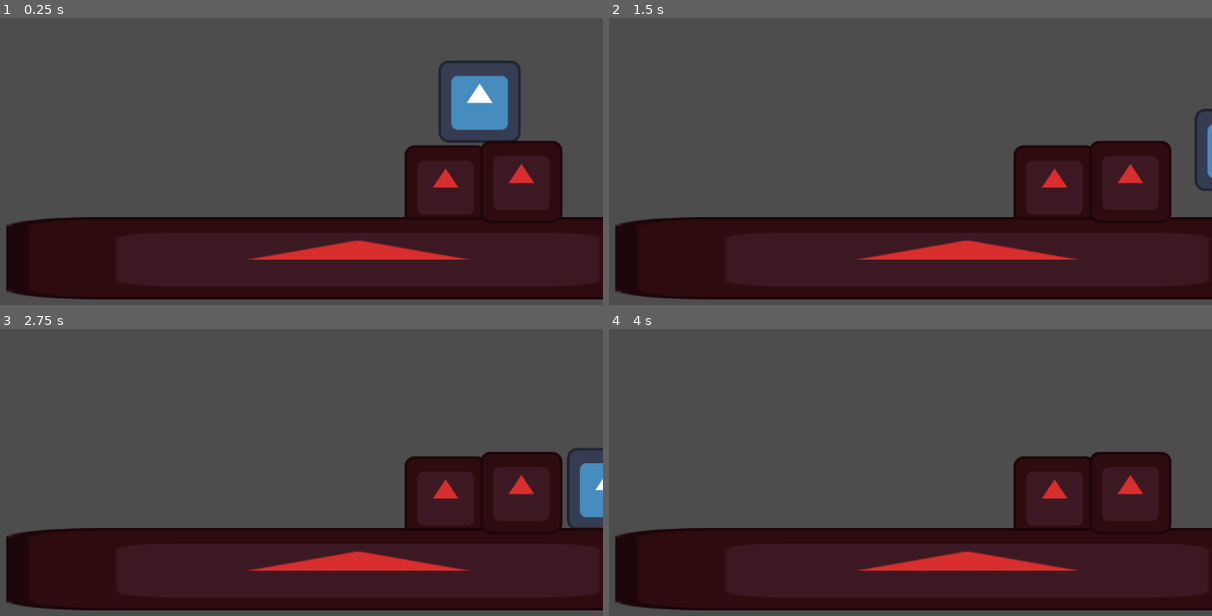
Above: before the commit, frames 1-4 (two rows, left to right).
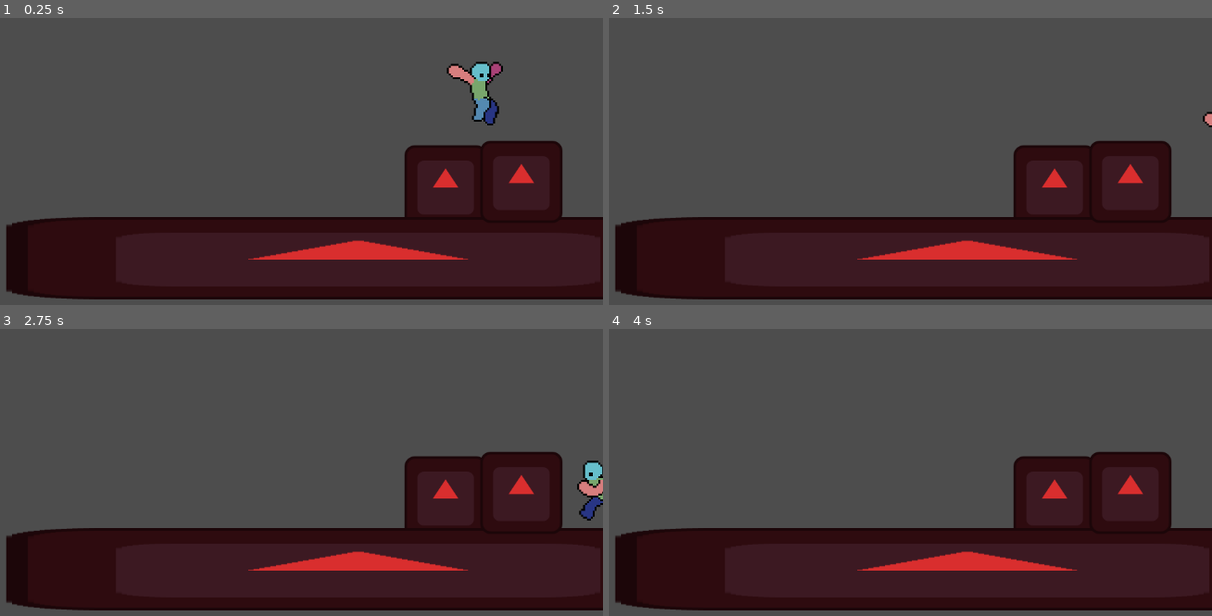
Above: after the commit, the same moments.

Repository: TatusFilipek/GodotTryEndError
Game: Godot game, scene res://scenes/main.tscn
Same seed, same stepped clock (60 frames per second), same inputs: the game is played once before the commit and once after it. The engine's default icon, where the game draws it, is replaced by a stand-in: a white triangle on a blue panel in a dark square.
Inputs:
- Up to frame 1 (0.25 s): no input
- Up to frame 2 (1.5 s): hold D (moveRight) from 0.53 s (still down); tap W (moveUp) at 0.6, 0.77, 1.07, 1.35 s
- Up to frame 3 (2.75 s): tap W (moveUp) at 1.52, 1.82, 2.1 s; tap Enter at 2 s; release D (moveRight) at 2.03 s; hold A (moveLeft) from 2.03 s (still down)
- Up to frame 4 (4 s): release A (moveLeft) at 2.78 s; hold D (moveRight) from 2.78 s (still down); tap W (moveUp) at 2.85, 3.02, 3.32, 3.6, 3.77 s; tap Space at 3.5 s

The runs differ from the first frame. In frame 1, 2.6% of the frame differs, in the area x 1-87%, y 14-96%; in frame 2, 0.5%; in frame 3, 1.0%; in frame 4, less than 0.1%.

Commit message:
Pre animation tree revolution

Diff:
--- a/project.godot
+++ b/project.godot
@@ -44,6 +44,7 @@
 
 [rendering]
 
+textures/canvas_textures/default_texture_filter=0
 rendering_device/driver.windows="d3d12"
 renderer/rendering_method="gl_compatibility"
 renderer/rendering_method.mobile="gl_compatibility"
--- a/scenes/player.tscn
+++ b/scenes/player.tscn
@@ -1,14 +1,270 @@
 [gd_scene format=3 uid="uid://d3bkluscfcnna"]
 
 [ext_resource type="Script" uid="uid://bwen4ffa1rb2w" path="res://scripts/player.gd" id="1_0wfyh"]
-[ext_resource type="Texture2D" uid="uid://dytlkv4xxcs83" path="res://icon.svg" id="1_o5qli"]
+[ext_resource type="Texture2D" uid="uid://dqf5x0s6311b1" path="res://resources/individual_sheets/fall.png" id="2_3v2ag"]
+[ext_resource type="Texture2D" uid="uid://drjx1jfgilvty" path="res://resources/individual_sheets/idle.png" id="2_smehm"]
 [ext_resource type="Script" uid="uid://eis3wgstf18f" path="res://scripts/stateMachine.gd" id="3_dqkch"]
+[ext_resource type="Texture2D" uid="uid://ch27rgnyk7esb" path="res://resources/individual_sheets/fallLoop.png" id="3_jej6c"]
+[ext_resource type="Texture2D" uid="uid://dupqrpqlnh53q" path="res://resources/individual_sheets/run.png" id="3_ur7pv"]
 [ext_resource type="Script" uid="uid://bl1pu4bo1b8v6" path="res://scripts/idle.gd" id="4_qlg0r"]
+[ext_resource type="Texture2D" uid="uid://cpge2axjpr3dw" path="res://resources/individual_sheets/jump.png" id="5_f1ej7"]
 [ext_resource type="Script" uid="uid://cgbkl5js40oui" path="res://scripts/move.gd" id="5_qlg0r"]
 [ext_resource type="Script" uid="uid://dhhhm4p43sjki" path="res://scripts/fallIdle.gd" id="6_tuyoq"]
 [ext_resource type="Script" uid="uid://vp0ng54ecqcr" path="res://scripts/fallMove.gd" id="7_fjrip"]
 [ext_resource type="Script" uid="uid://7ptg1tpkbmfd" path="res://scripts/jump.gd" id="8_smehm"]
 
+[sub_resource type="AtlasTexture" id="AtlasTexture_dt7fs"]
+atlas = ExtResource("2_3v2ag")
+region = Rect2(0, 0, 128, 128)
+
+[sub_resource type="AtlasTexture" id="AtlasTexture_wqfne"]
+atlas = ExtResource("2_3v2ag")
+region = Rect2(128, 0, 128, 128)
+
+[sub_resource type="AtlasTexture" id="AtlasTexture_wnwbv"]
+atlas = ExtResource("2_3v2ag")
+region = Rect2(256, 0, 128, 128)
+
+[sub_resource type="AtlasTexture" id="AtlasTexture_gl8cc"]
+atlas = ExtResource("2_3v2ag")
+region = Rect2(384, 0, 128, 128)
+
+[sub_resource type="AtlasTexture" id="AtlasTexture_487ah"]
+atlas = ExtResource("3_jej6c")
+region = Rect2(0, 0, 128, 128)
+
+[sub_resource type="AtlasTexture" id="AtlasTexture_md1ol"]
+atlas = ExtResource("3_jej6c")
+region = Rect2(128, 0, 128, 128)
+
+[sub_resource type="AtlasTexture" id="AtlasTexture_bj30b"]
+atlas = ExtResource("3_jej6c")
+region = Rect2(256, 0, 128, 128)
+
+[sub_resource type="AtlasTexture" id="AtlasTexture_ur7pv"]
+atlas = ExtResource("2_smehm")
+region = Rect2(0, 0, 128, 128)
+
+[sub_resource type="AtlasTexture" id="AtlasTexture_y4r1p"]
+atlas = ExtResource("2_smehm")
+region = Rect2(128, 0, 128, 128)
+
+[sub_resource type="AtlasTexture" id="AtlasTexture_d2wvv"]
+atlas = ExtResource("2_smehm")
+region = Rect2(256, 0, 128, 128)
+
+[sub_resource type="AtlasTexture" id="AtlasTexture_3v2ag"]
+atlas = ExtResource("2_smehm")
+region = Rect2(384, 0, 128, 128)
+
+[sub_resource type="AtlasTexture" id="AtlasTexture_jej6c"]
+atlas = ExtResource("2_smehm")
+region = Rect2(512, 0, 128, 128)
+
+[sub_resource type="AtlasTexture" id="AtlasTexture_f1ej7"]
+atlas = ExtResource("2_smehm")
+region = Rect2(640, 0, 128, 128)
+
+[sub_resource type="AtlasTexture" id="AtlasTexture_oprun"]
+atlas = ExtResource("2_smehm")
+region = Rect2(768, 0, 128, 128)
+
+[sub_resource type="AtlasTexture" id="AtlasTexture_a8ls1"]
+atlas = ExtResource("2_smehm")
+region = Rect2(896, 0, 128, 128)
+
+[sub_resource type="AtlasTexture" id="AtlasTexture_qfm1y"]
+atlas = ExtResource("2_smehm")
+region = Rect2(1024, 0, 128, 128)
+
+[sub_resource type="AtlasTexture" id="AtlasTexture_fulsm"]
+atlas = ExtResource("2_smehm")
+region = Rect2(1152, 0, 128, 128)
+
+[sub_resource type="AtlasTexture" id="AtlasTexture_hax0n"]
+atlas = ExtResource("5_f1ej7")
+region = Rect2(128, 0, 128, 128)
+
+[sub_resource type="AtlasTexture" id="AtlasTexture_t4otl"]
+atlas = ExtResource("5_f1ej7")
+region = Rect2(256, 0, 128, 128)
+
+[sub_resource type="AtlasTexture" id="AtlasTexture_j2b1d"]
+atlas = ExtResource("5_f1ej7")
+region = Rect2(384, 0, 128, 128)
+
+[sub_resource type="AtlasTexture" id="AtlasTexture_cs1tg"]
+atlas = ExtResource("5_f1ej7")
+region = Rect2(512, 0, 128, 128)
+
+[sub_resource type="AtlasTexture" id="AtlasTexture_2dvfe"]
+atlas = ExtResource("5_f1ej7")
+region = Rect2(640, 0, 128, 128)
+
+[sub_resource type="AtlasTexture" id="AtlasTexture_4r5pv"]
+atlas = ExtResource("3_ur7pv")
+region = Rect2(0, 0, 128, 128)
+
+[sub_resource type="AtlasTexture" id="AtlasTexture_60mlk"]
+atlas = ExtResource("3_ur7pv")
+region = Rect2(128, 0, 128, 128)
+
+[sub_resource type="AtlasTexture" id="AtlasTexture_i4ail"]
+atlas = ExtResource("3_ur7pv")
+region = Rect2(256, 0, 128, 128)
+
+[sub_resource type="AtlasTexture" id="AtlasTexture_a38lo"]
+atlas = ExtResource("3_ur7pv")
+region = Rect2(384, 0, 128, 128)
+
+[sub_resource type="AtlasTexture" id="AtlasTexture_4ni07"]
+atlas = ExtResource("3_ur7pv")
+region = Rect2(512, 0, 128, 128)
+
+[sub_resource type="AtlasTexture" id="AtlasTexture_l71n6"]
+atlas = ExtResource("3_ur7pv")
+region = Rect2(640, 0, 128, 128)
+
+[sub_resource type="AtlasTexture" id="AtlasTexture_ke2ow"]
+atlas = ExtResource("3_ur7pv")
+region = Rect2(768, 0, 128, 128)
+
+[sub_resource type="AtlasTexture" id="AtlasTexture_ujl30"]
+atlas = ExtResource("3_ur7pv")
+region = Rect2(896, 0, 128, 128)
+
+[sub_resource type="AtlasTexture" id="AtlasTexture_31cv2"]
+atlas = ExtResource("3_ur7pv")
+region = Rect2(1024, 0, 128, 128)
+
+[sub_resource type="AtlasTexture" id="AtlasTexture_pf23h"]
+atlas = ExtResource("3_ur7pv")
+region = Rect2(1152, 0, 128, 128)
+
+[sub_resource type="SpriteFrames" id="SpriteFrames_4r5pv"]
+animations = [{
+"frames": [{
+"duration": 1.0,
+"texture": SubResource("AtlasTexture_dt7fs")
+}, {
+"duration": 1.0,
+"texture": SubResource("AtlasTexture_wqfne")
+}, {
+"duration": 1.0,
+"texture": SubResource("AtlasTexture_wnwbv")
+}, {
+"duration": 1.0,
+"texture": SubResource("AtlasTexture_gl8cc")
+}],
+"loop": false,
+"name": &"Fall",
+"speed": 5.0
+}, {
+"frames": [{
+"duration": 1.0,
+"texture": SubResource("AtlasTexture_487ah")
+}, {
+"duration": 1.0,
+"texture": SubResource("AtlasTexture_md1ol")
+}, {
+"duration": 1.0,
+"texture": SubResource("AtlasTexture_bj30b")
+}],
+"loop": true,
+"name": &"FallIdle",
+"speed": 5.0
+}, {
+"frames": [{
+"duration": 1.0,
+"texture": SubResource("AtlasTexture_ur7pv")
+}, {
+"duration": 1.0,
+"texture": SubResource("AtlasTexture_y4r1p")
+}, {
+"duration": 1.0,
+"texture": SubResource("AtlasTexture_d2wvv")
+}, {
+"duration": 1.0,
+"texture": SubResource("AtlasTexture_3v2ag")
+}, {
+"duration": 1.0,
+"texture": SubResource("AtlasTexture_jej6c")
+}, {
+"duration": 1.0,
+"texture": SubResource("AtlasTexture_f1ej7")
+}, {
+"duration": 1.0,
+"texture": SubResource("AtlasTexture_oprun")
+}, {
+"duration": 1.0,
+"texture": SubResource("AtlasTexture_a8ls1")
+}, {
+"duration": 1.0,
+"texture": SubResource("AtlasTexture_qfm1y")
+}, {
+"duration": 1.0,
+"texture": SubResource("AtlasTexture_fulsm")
+}],
+"loop": true,
+"name": &"Idle",
+"speed": 5.0
+}, {
+"frames": [{
+"duration": 1.0,
+"texture": SubResource("AtlasTexture_hax0n")
+}, {
+"duration": 1.0,
+"texture": SubResource("AtlasTexture_t4otl")
+}, {
+"duration": 1.0,
+"texture": SubResource("AtlasTexture_j2b1d")
+}, {
+"duration": 1.0,
+"texture": SubResource("AtlasTexture_cs1tg")
+}, {
+"duration": 1.0,
+"texture": SubResource("AtlasTexture_2dvfe")
+}],
+"loop": false,
+"name": &"Jump",
+"speed": 5.0
+}, {
+"frames": [{
+"duration": 1.0,
+"texture": SubResource("AtlasTexture_4r5pv")
+}, {
+"duration": 1.0,
+"texture": SubResource("AtlasTexture_60mlk")
+}, {
+"duration": 1.0,
+"texture": SubResource("AtlasTexture_i4ail")
+}, {
+"duration": 1.0,
+"texture": SubResource("AtlasTexture_a38lo")
+}, {
+"duration": 1.0,
+"texture": SubResource("AtlasTexture_4ni07")
+}, {
+"duration": 1.0,
+"texture": SubResource("AtlasTexture_l71n6")
+}, {
+"duration": 1.0,
+"texture": SubResource("AtlasTexture_ke2ow")
+}, {
+"duration": 1.0,
+"texture": SubResource("AtlasTexture_ujl30")
+}, {
+"duration": 1.0,
+"texture": SubResource("AtlasTexture_31cv2")
+}, {
+"duration": 1.0,
+"texture": SubResource("AtlasTexture_pf23h")
+}],
+"loop": true,
+"name": &"Walk",
+"speed": 12.0
+}]
+
 [sub_resource type="CapsuleShape2D" id="CapsuleShape2D_sugp2"]
 radius = 64.0
 height = 128.0
@@ -17,9 +273,12 @@
 script = ExtResource("1_0wfyh")
 jumpForce = 500
 
-[node name="sprite" type="Sprite2D" parent="." unique_id=407703351]
-position = Vector2(-3, -1)
-texture = ExtResource("1_o5qli")
+[node name="AnimatedSprite2D" type="AnimatedSprite2D" parent="." unique_id=862734885]
+scale = Vector2(3, 3)
+sprite_frames = SubResource("SpriteFrames_4r5pv")
+animation = &"Jump"
+frame = 4
+frame_progress = 1.0
 
 [node name="collider" type="CollisionShape2D" parent="." unique_id=1589755770]
 position = Vector2(-4, 0)
--- a/scripts/airStates.gd
+++ b/scripts/airStates.gd
@@ -14,6 +14,12 @@
 
 	if core.is_on_floor():
 		machine.change_state("Idle")
+		return
 
 	core.velocity.y += core.CalcGravity() * _delta; # Gravity
+
+	if core.velocity.y < 0:
+		animation.play("Jump")
+	else: if core.velocity.y > 0:
+		animation.play("Fall")
 	pass
--- a/scripts/groundStates.gd
+++ b/scripts/groundStates.gd
@@ -14,8 +14,10 @@
 
 	if not core.is_on_floor():
 		machine.change_state("FallIdle")
+		return
 
 	if Input.is_action_just_pressed("moveUp"):
 		machine.change_state("Jump")
+		return
 
 	pass
--- a/scripts/idle.gd
+++ b/scripts/idle.gd
@@ -4,6 +4,7 @@
 func enter() -> void:
 	super.enter()
 
+	animation.play("Idle")
 	#core.velocity.x = 0
 
 func exit() -> void:
--- a/scripts/move.gd
+++ b/scripts/move.gd
@@ -3,6 +3,8 @@
 
 func enter() -> void:
 	super.enter()
+
+	animation.play("Walk")
 
 func exit() -> void:
 	super.enter()
--- a/scripts/player.gd
+++ b/scripts/player.gd
@@ -15,8 +15,16 @@
 
 @export var ALLMOVEMENTVARIABLE = 100
 
+var lastSpriteOrientation : bool
+
+var sprite : AnimatedSprite2D
+
+func _ready() -> void:
+	sprite = get_node("AnimatedSprite2D")
+
 # physics update
 func _physics_process(delta: float) -> void:
+	GetSpriteOrientation()
 	move_and_slide()
 
 func MovementDirection() -> float:
@@ -34,10 +42,16 @@
 
 	return gravityMultiplier * gravityForce + velocity.y * gravityMultiplier/100
 
+func GetSpriteOrientation() -> void:
+	if MovementDirection() != 0:
+		lastSpriteOrientation = (MovementDirection() < 0)
+	sprite.flip_h = lastSpriteOrientation
+
 #TODO:
 	#add a camera that follows a player
 	#add an enemy
 	#add a core that all entities will have
+	#before playing the animation check if the state needs to be changed
 
 #NOTE:
 	#if there is a bug that stops me whenever im jumping just like in the other game i made that means i have to remove the line that sets velocity to zero whenever i enter any idle state
--- a/scripts/state.gd
+++ b/scripts/state.gd
@@ -3,6 +3,12 @@
 
 var core : Player # TODO: Change this to core later so the script is more reusable
 var machine : StateMachine
+var animation : AnimatedSprite2D
+
+func Setup(_core : Player, _machine : StateMachine, _animation : AnimatedSprite2D) -> void:
+	core = _core
+	machine = _machine
+	animation = _animation
 
 func enter() -> void:
 	print(name, ' Enter')
@@ -13,5 +19,5 @@
 	pass
 
 func physics_update(_delta: float) -> void:
-	print(name, ' Update')
+	#print(name, ' Update')
 	pass
--- a/scripts/stateMachine.gd
+++ b/scripts/stateMachine.gd
@@ -7,11 +7,11 @@
 
 func _ready() -> void:
 	var parent = get_parent()
+	var sprite = parent.get_node("AnimatedSprite2D")
 
 	for child in get_children():
 		if child is State:
-			child.machine = self
-			child.core = parent
+			child.Setup(parent, self, sprite)
 
 	if initial_state:
 		change_state(initial_state.name)
Renamed: resources/individual_sheets/male_hero_template-fall.png -> resources/individual_sheets/fall.png
Not shown, changed: resources/individual_sheets/fall.png.import
Renamed: resources/individual_sheets/male_hero_template-fall_loop.png -> resources/individual_sheets/fallLoop.png
Not shown, changed: resources/individual_sheets/fallLoop.png.import
Renamed: resources/individual_sheets/male_hero_template-idle.png -> resources/individual_sheets/idle.png
Not shown, changed: resources/individual_sheets/idle.png.import
Renamed: resources/individual_sheets/male_hero_template-jump.png -> resources/individual_sheets/jump.png
Not shown, changed: resources/individual_sheets/jump.png.import
Renamed: resources/individual_sheets/male_hero_template-run.png -> resources/individual_sheets/run.png
Not shown, changed: resources/individual_sheets/run.png.import
Renamed: resources/individual_sheets/male_hero_template-walk.png -> resources/individual_sheets/walk.png
Not shown, changed: resources/individual_sheets/walk.png.import
